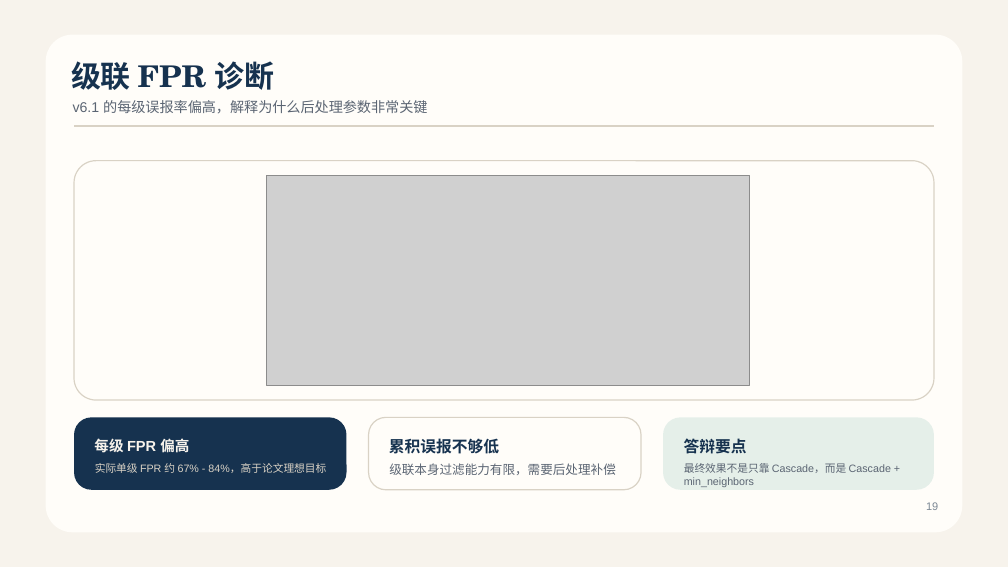
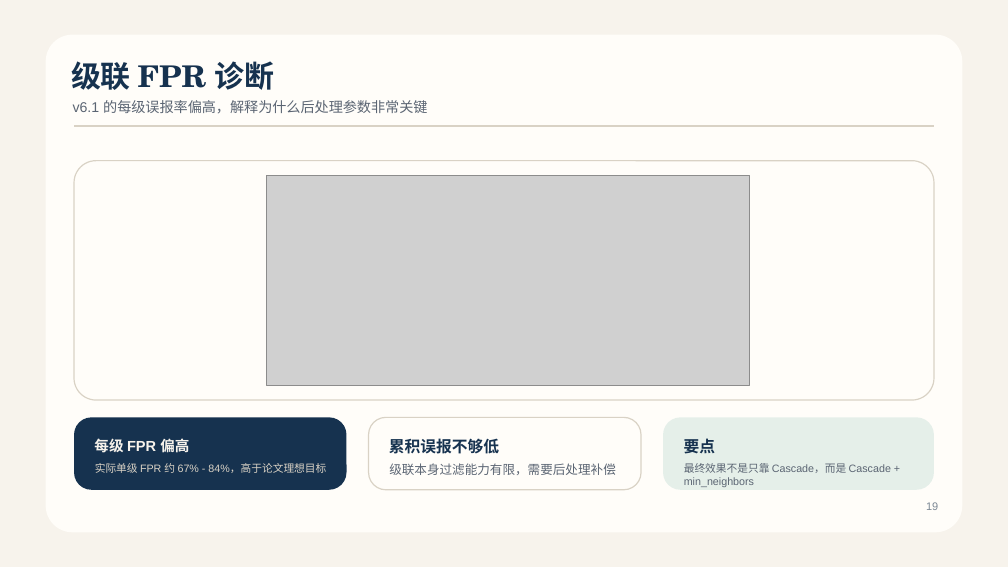
Before and after one commit to JiangYiMing-7/face_detection, a slide deck: slide 19 of projects/face_detection_course_defense_cn_ppt169_20260526/exports/PPT.pptx. Drawn at 1008x567 pixels with LibreOffice and Linux fonts; fonts in the diff are those of the drawing; grey boxes stand for pictures. Boxes give left, top, right and bottom in pixels: in the first picture for what was removed or moved away, otherwise in the second. Text is boxed around its words. In the diff, an @@ line names an element or a change of style, - is before the commit and + after.

```diff
--- a/projects/face_detection_course_defense_cn_ppt169_20260526/exports/PPT.pptx
+++ b/projects/face_detection_course_defense_cn_ppt169_20260526/exports/PPT.pptx
@@ text at (684,438,715,454): text changed @@
-答辩要点
+要点
```
Also in this commit, not shown: 1 other slide changed, 2 other files.
